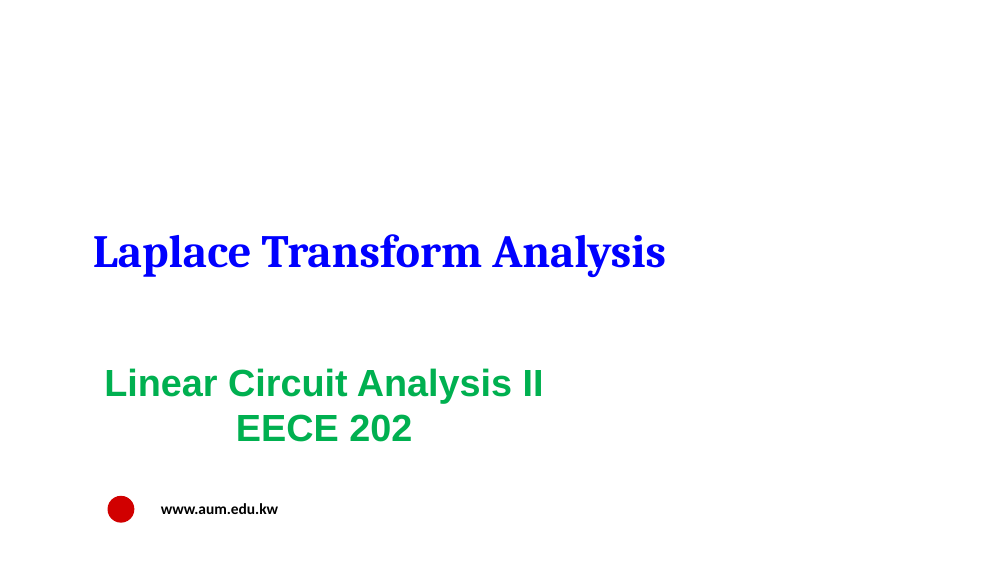
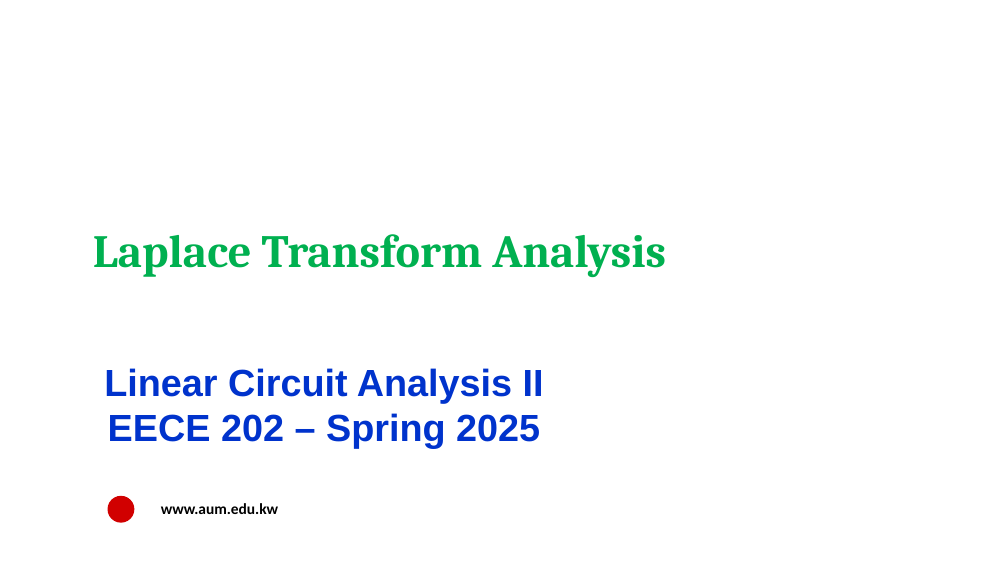
Before and after one commit to salmanrazzaq1993/AUM-WORK, a slide deck: slide 1 of PP WORK/Instructor Version/Week 4/Week 4 Lecture 2 - Solution ID Equation.pptx. Drawn at 1008x567 pixels with LibreOffice and Linux fonts; fonts in the diff are those of the drawing; background and template pictures are left out. Boxes give left, top, right and bottom in pixels: in the first picture for what was removed or moved away, otherwise in the second. Text is boxed around its words. In the diff, an @@ line names an element or a change of style, - is before the commit and + after.

```diff
--- a/PP WORK/Instructor Version/Week 4/Week 4 Lecture 2 - Solution ID Equation.pptx
+++ b/PP WORK/Instructor Version/Week 4/Week 4 Lecture 2 - Solution ID Equation.pptx
@@ text "Laplace Transform Analysis" at [93, 234, 666, 277]: text colour #0000FF to #00B050 @@
@@ text at [104, 368, 544, 403]: text colour #00B050 to #0033CC in "Linear Circuit Analysis II" @@
@@ text at [108, 413, 540, 448]: text changed; text colour #00B050 to #0033CC @@
-EECE 202
+EECE 202 – Spring 2025
```
